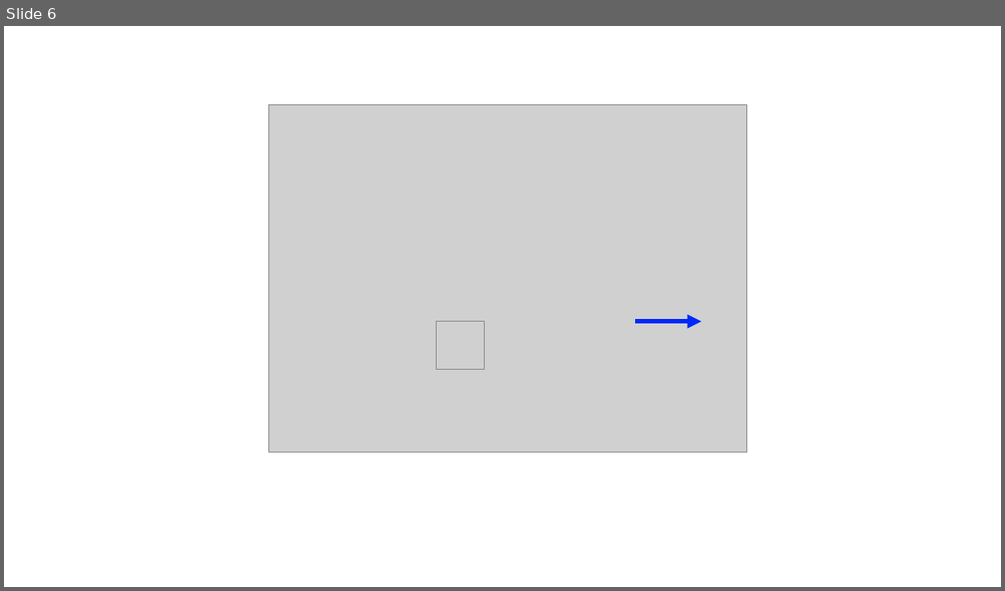
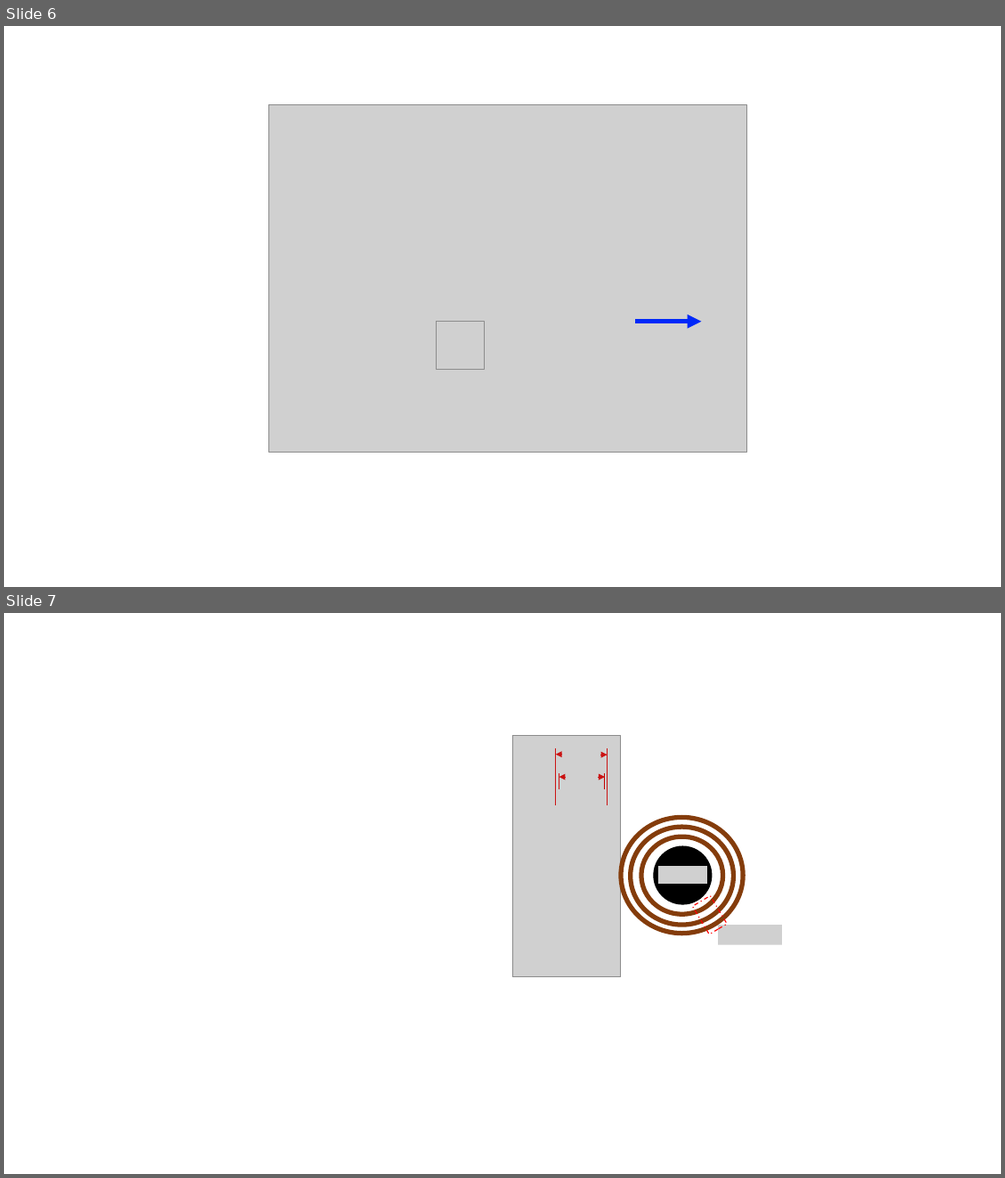
Before and after one commit to Zagil3112/TDG_ReactionWheelsUnloading, a slide deck: Escritura_Plantilla Modificada/imagenes/planteamiento_del_problema/Presentación1.pptx. Shown one above the other, each under a label of ours: slide 6 before the commit, slides 6 and 7 after it. The pictures are 1005x591 and 1005x1178 pixels, drawn with LibreOffice and Linux fonts; fonts in the diff are those of the drawing; grey boxes stand for pictures. Boxes give left, top, right and bottom in pixels: in the first picture for what was removed or moved away, otherwise in the second. Text is boxed around its words. In the diff, an @@ line names an element or a change of style, - is before the commit and + after.

```diff
--- a/Escritura_Plantilla Modificada/imagenes/planteamiento_del_problema/Presentación1.pptx
+++ b/Escritura_Plantilla Modificada/imagenes/planteamiento_del_problema/Presentación1.pptx
@@ slide 7 added at <box>4,613,1001,1174</box>, background #FFFFFF @@
@@ picture added at <box>512,736,621,977</box> @@
@@ line added from (556, 748) to (556, 805), #CA1313 0.5 pt @@
@@ arrow added from (563, 755) to (556, 755), #CA1313 0.25 pt @@
@@ picture added at <box>563,747,601,762</box> @@
@@ picture added at <box>566,770,598,781</box> @@
@@ arrow added from (600, 755) to (607, 755), #CA1313 0.25 pt @@
@@ line added from (607, 748) to (607, 805), #CA1313 0.5 pt @@
@@ line added from (558, 774) to (558, 789), #CA1313 0.5 pt @@
@@ arrow added from (566, 777) to (558, 777), #CA1313 0.25 pt @@
@@ arrow added from (598, 777) to (605, 777), #CA1313 0.25 pt @@
@@ line added from (605, 773) to (605, 789), #C00000 0.5 pt @@
@@ ellipse added at <box>621,817,743,933</box>, outline #843C0B 4.5 pt @@
@@ ellipse added at <box>631,827,734,925</box>, outline #843C0B 4.5 pt @@
@@ ellipse added at <box>641,836,722,915</box>, outline #843C0B 4.5 pt @@
@@ ellipse added at <box>654,846,712,904</box>, fill #000000, outline #000000 1 pt @@
@@ picture added at <box>658,866,708,884</box> @@
@@ rectangle added at <box>693,896,728,934</box>, outline #FF0000 1 pt dashed @@
@@ picture added at <box>718,925,782,945</box> @@
```
Also in this commit, not shown: 13 other files.
